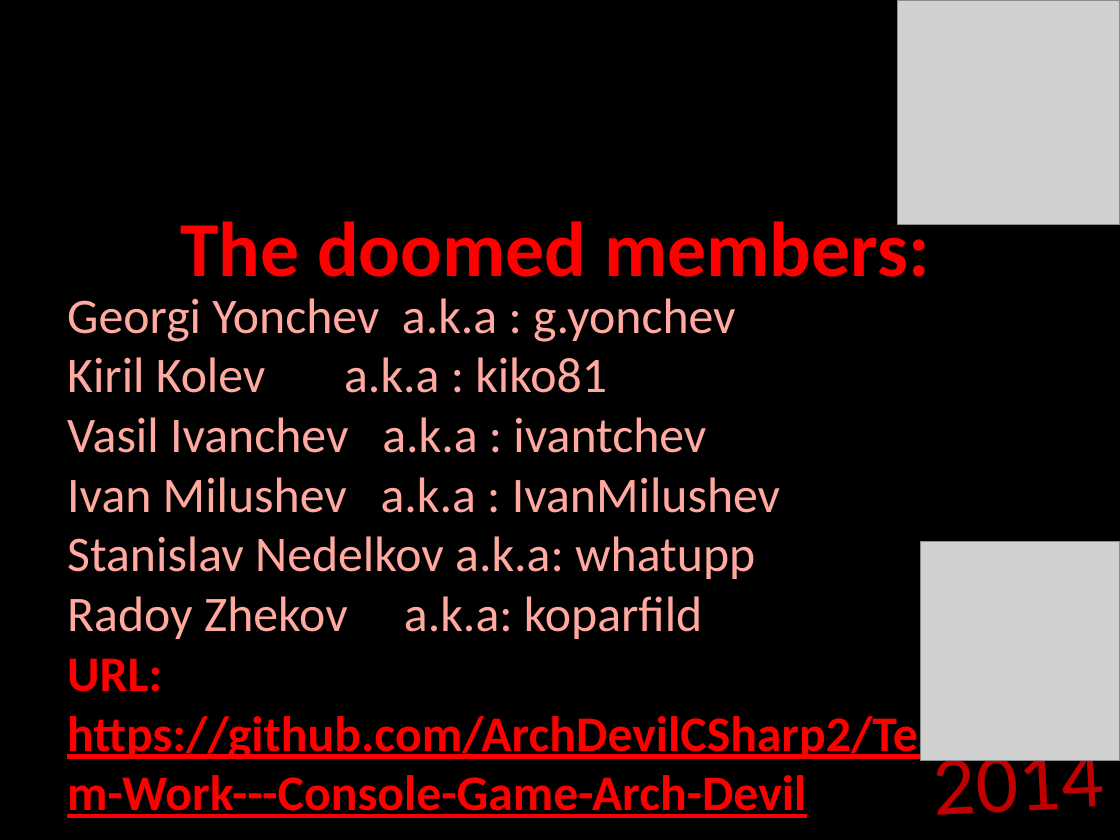
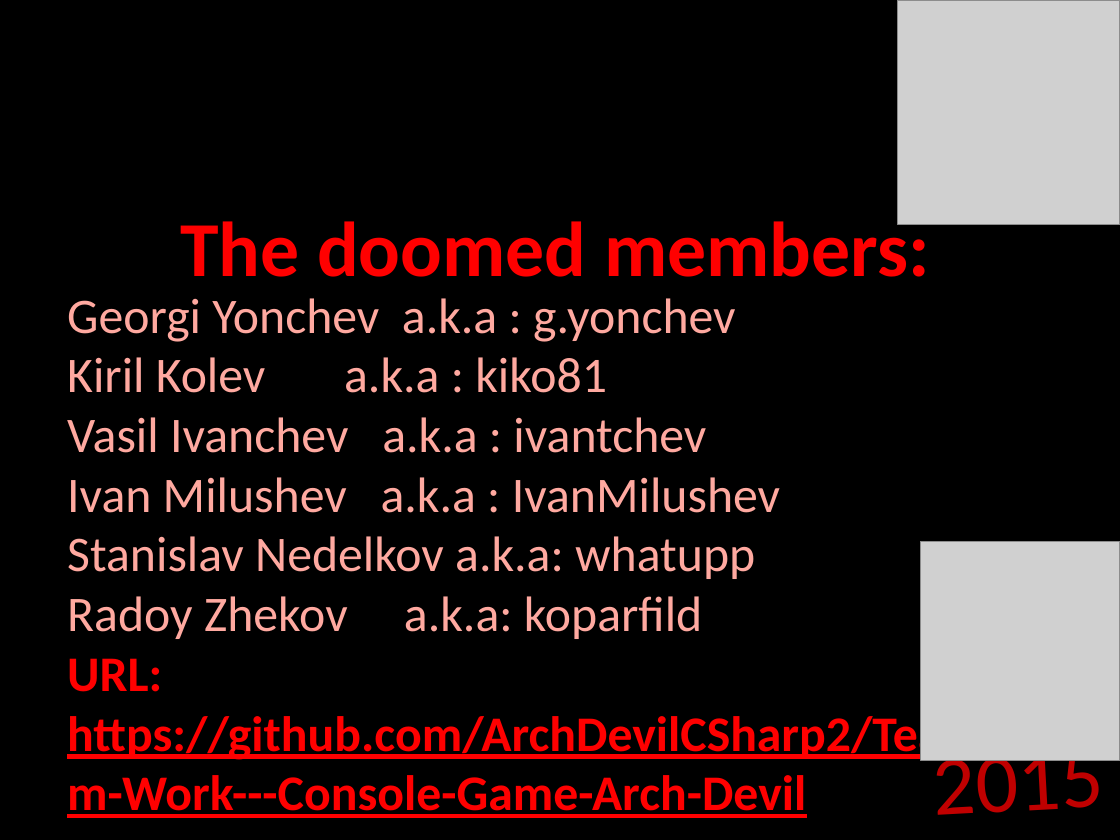
Before and after one commit to ArchDevilCSharp2/Team-Work---Console-Game-Arch-Devil, a slide deck: slide 13 of Resources/Presentation.pptx. Drawn at 1120x840 pixels with LibreOffice and Linux fonts; fonts in the diff are those of the drawing; grey boxes stand for pictures; background and template pictures are left out. Boxes give left, top, right and bottom in pixels: in the first picture for what was removed or moved away, otherwise in the second. Text is boxed around its words. In the diff, an @@ line names an element or a change of style, - is before the commit and + after.

```diff
--- a/Resources/Presentation.pptx
+++ b/Resources/Presentation.pptx
@@ text at [935, 739, 1105, 815]: text changed @@
-2014
+2015
```
Also in this commit, not shown: 1 other slide changed.
